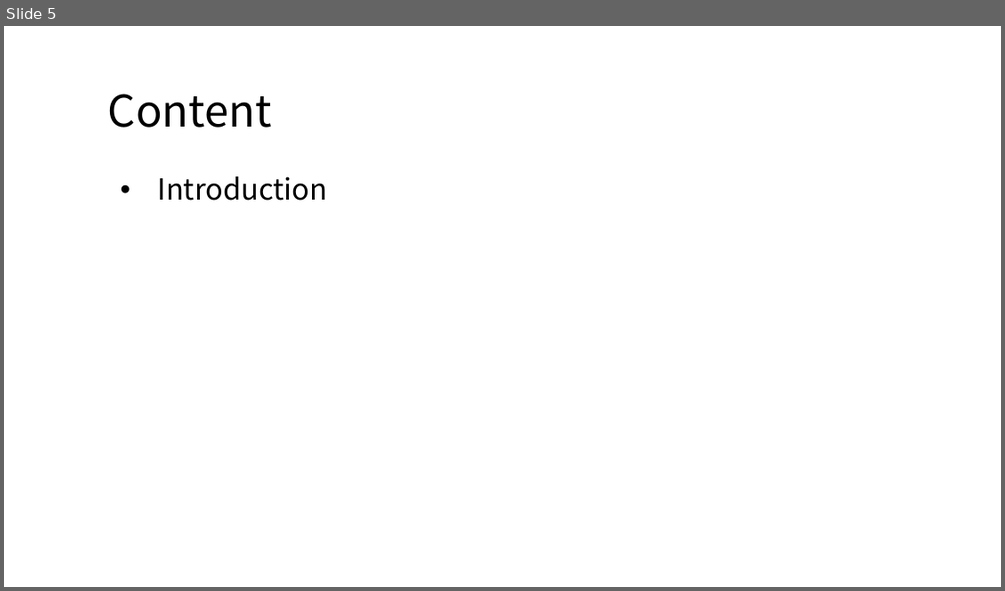
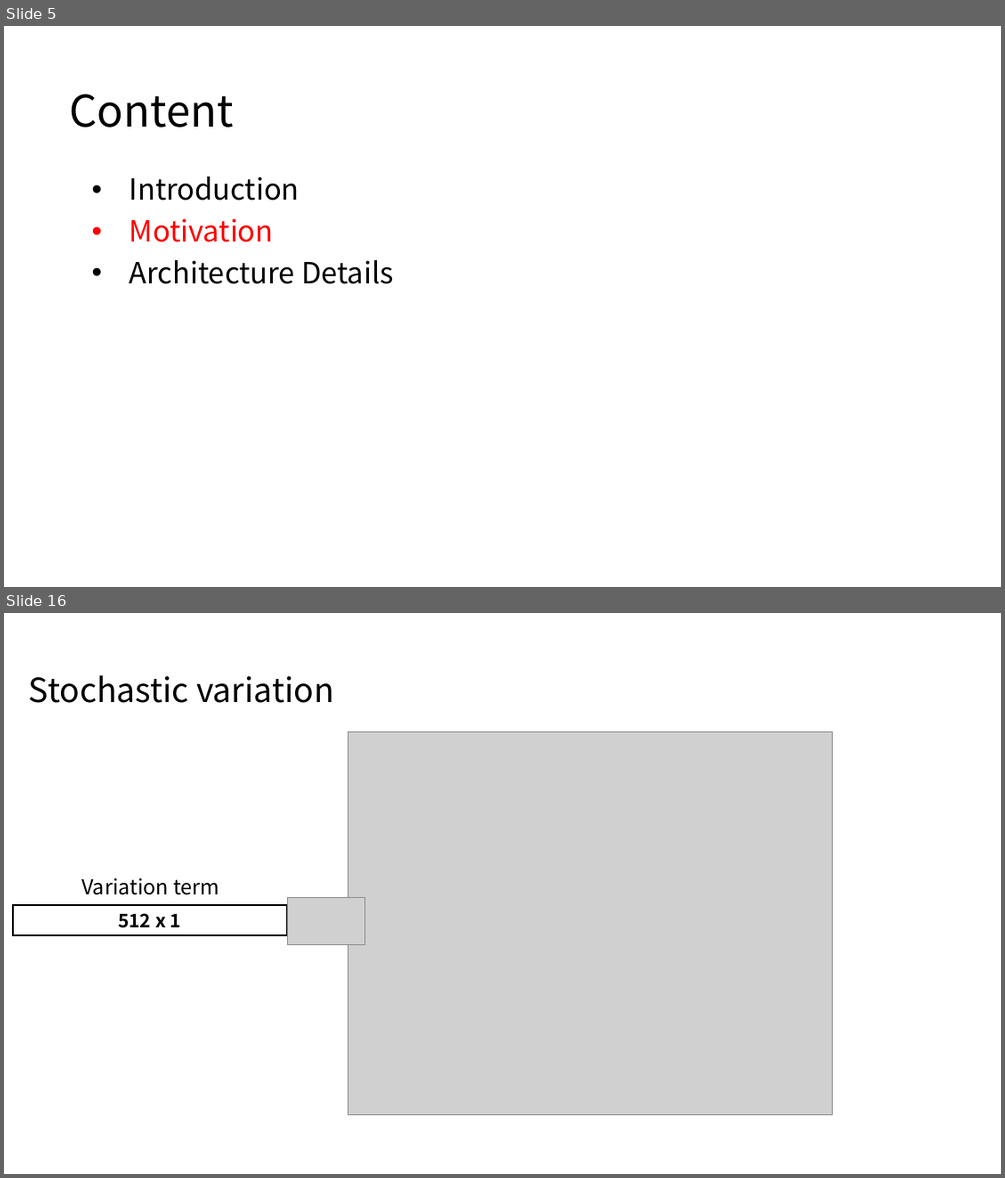
Before and after one commit to CHIANGEL/Learning-GAN, a slide deck: Presentation/A Style-Based Generator Architecture for Generative Adversarial Networks/A Style-Based Generator Architecture for Generative Adversarial Networks.pptx. Shown one above the other, each under a label of ours: slide 5 before the commit, slides 5 and 16 after it; the slides between them are not shown. The pictures are 1005x591 and 1005x1178 pixels, drawn with LibreOffice and Linux fonts; fonts in the diff are those of the drawing; grey boxes stand for pictures. Boxes give left, top, right and bottom in pixels: in the first picture for what was removed or moved away, otherwise in the second. Text is boxed around its words. In the diff, an @@ line names an element or a change of style, - is before the commit and + after.

```diff
--- a/Presentation/A Style-Based Generator Architecture for Generative Adversarial Networks/A Style-Based Generator Architecture for Generative Adversarial Networks.pptx
+++ b/Presentation/A Style-Based Generator Architecture for Generative Adversarial Networks/A Style-Based Generator Architecture for Generative Adversarial Networks.pptx
@@ slide 16 added at (x1=4, y1=613, x2=1001, y2=1174), background #FFFFFF @@
@@ title added at (x1=29, y1=675, x2=334, y2=703), 32 pt, text #000000 @@
+Stochastic variation
@@ picture added at (x1=348, y1=732, x2=833, y2=1115) @@
@@ text added at (x1=81, y1=878, x2=219, y2=895), 20 pt, text #000000 @@
+Variation term
@@ rectangle added at (x1=12, y1=906, x2=287, y2=936), fill #FFFFFF, outline #000000 1.5 pt, 18 pt, text #000000, bold @@
+512 x 1
@@ picture added at (x1=287, y1=897, x2=364, y2=945) @@
@@ slide 5 changed as well @@
@@ title "Content" at (x1=70, y1=94, x2=234, y2=127): alignment centre to left @@
@@ subtitle at (x1=129, y1=176, x2=299, y2=200): alignment centre to left @@
@@ subtitle at (x1=129, y1=218, x2=394, y2=284): paragraphs added @@
+• Motivation
+• Architecture Details
```
Also in this commit, not shown: 1 other slide changed, 15 other slides added, 1 slide removed.
